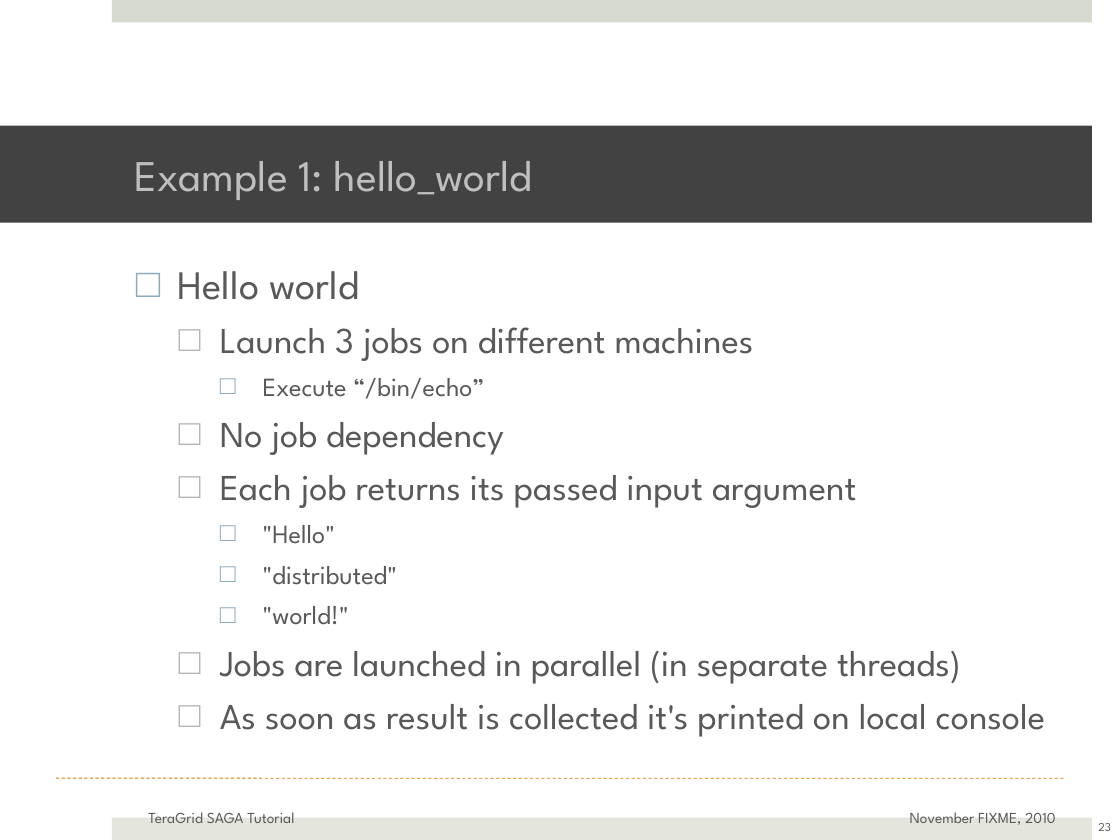
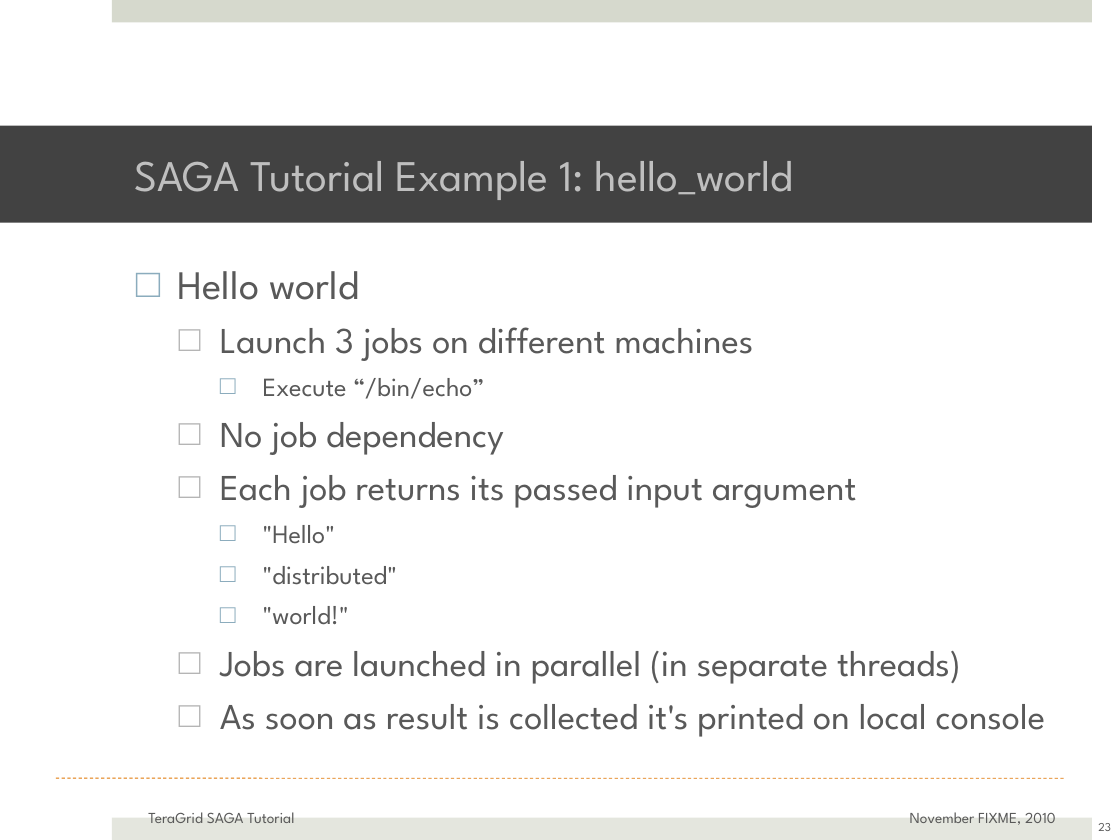
Before and after one commit to saga-project/saga-cpp-legacy-projects, a slide deck: slide 23 of tutorial/general_tutorial/SAGA-API-levels.pptx. Drawn at 1120x840 pixels with LibreOffice and Linux fonts; fonts in the diff are those of the drawing; background and template pictures are left out. Boxes give left, top, right and bottom in pixels: in the first picture for what was removed or moved away, otherwise in the second. Text is boxed around its words. In the diff, an @@ line names an element or a change of style, - is before the commit and + after.

Commit message:
Lots of small fixes (read updates) in Hartmut's Section   But lots left to do (for Hartmut)
  Minor update in SAGA-Intro-Conclusion.pptx

```diff
--- a/tutorial/general_tutorial/SAGA-API-levels.pptx
+++ b/tutorial/general_tutorial/SAGA-API-levels.pptx
@@ title at [134, 161, 794, 200]: text changed @@
-Example 1: hello_world
+SAGA Tutorial Example 1: hello_world
```
Also in this commit, not shown: 6 other slides changed, 1 other file.
